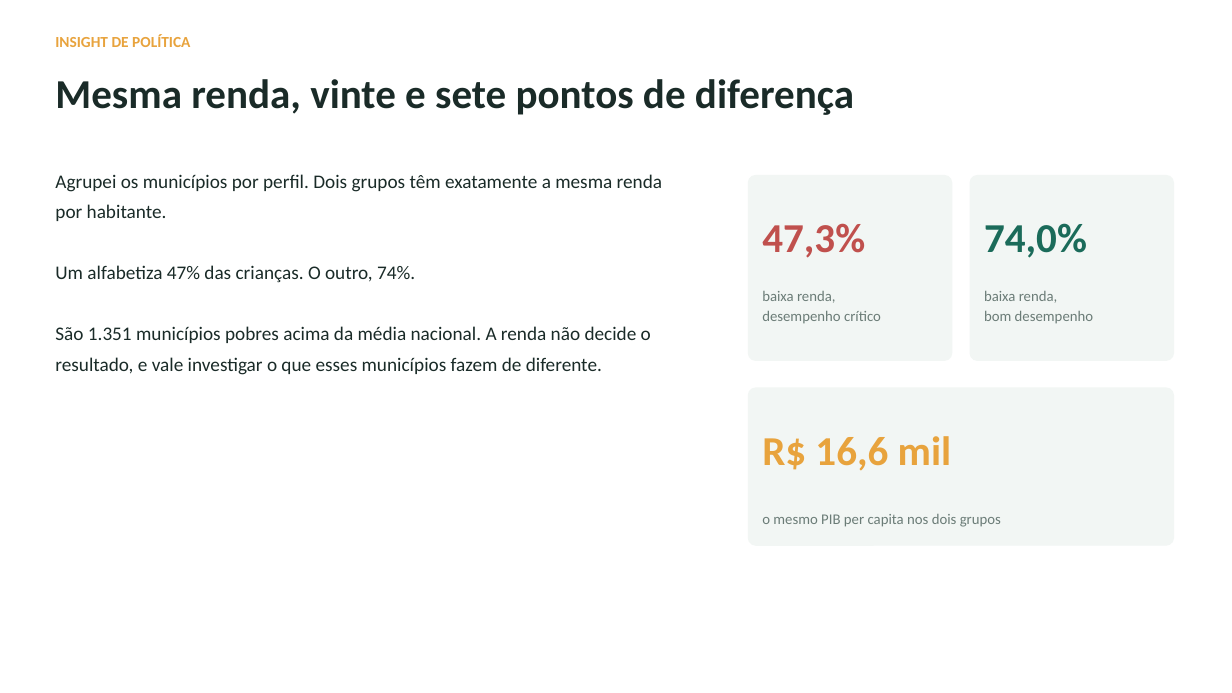
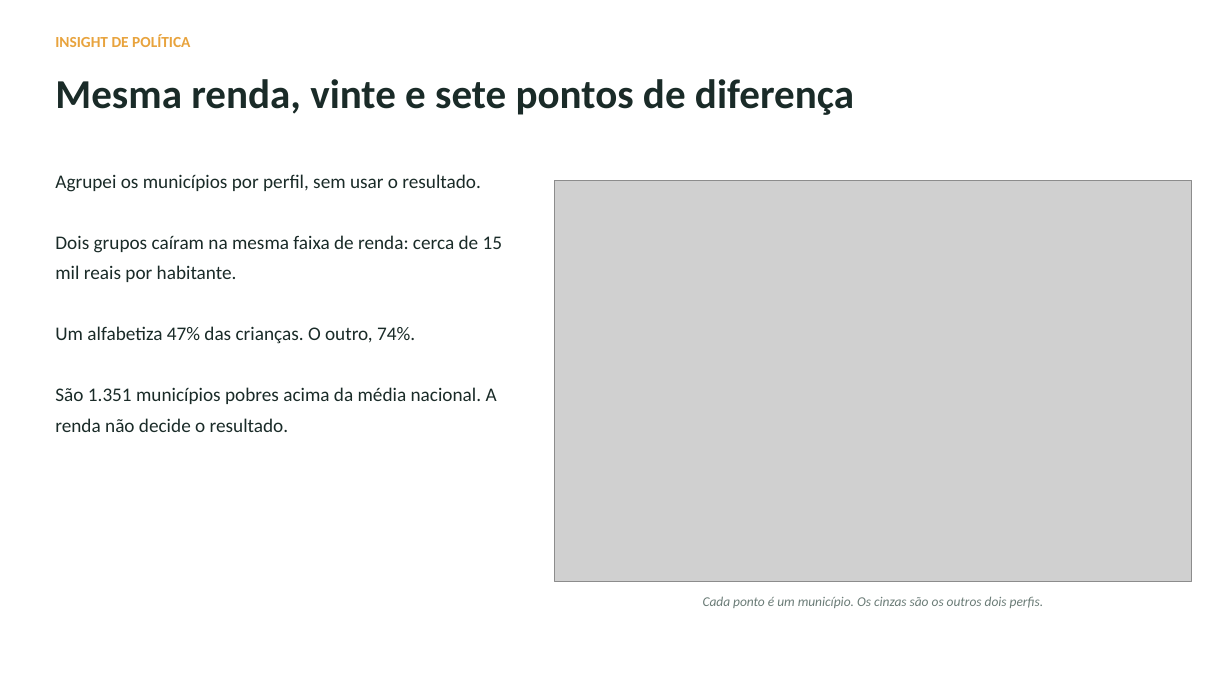
Before and after one commit to tcarvalhodiniz/tech-challenge-fase3, a slide deck: slide 9 of docs/apresentacao.pptx. Drawn at 1232x693 pixels with LibreOffice and Linux fonts; fonts in the diff are those of the drawing; grey boxes stand for pictures. Boxes give left, top, right and bottom in pixels: in the first picture for what was removed or moved away, otherwise in the second. Text is boxed around its words. In the diff, an @@ line names an element or a change of style, - is before the commit and + after.

Commit message:
Acrescenta o slide de aplicação e o gráfico do contraste de renda
Três lacunas apontadas na revisão.

O slide sobre renda e desempenho não tinha gráfico e ficava solto, afirmando um
contraste sem mostrá-lo. Agora traz uma dispersão de renda contra taxa prevista,
com os dois perfis de baixa renda destacados e os outros dois em cinza ao fundo.
As duas nuvens aparecem na mesma faixa de renda, separadas na vertical. A figura
passa a ser gerada pelo módulo de aplicação, junto das demais.

A conclusão citava dois dados que nunca tinham aparecido: os 1.028 municípios de
maior risco e o ritmo de avanço diante da meta de 2030. Isso sobrou da
reestruturação, que eliminou o slide de aplicação. Ele volta, com o histograma da
distribuição de risco, e passa a preceder a conclusão. Assim a conclusão recapitula
o que foi mostrado em vez de introduzir número novo no último minuto.

A passagem do slide do limite para o da agregação não tinha ligação. O texto
seguinte passa a retomar o teto antes de mudar de assunto: um teto baixo não
torna o modelo inútil, muda a pergunta que ele responde bem.

De onze para doze slides, sete deles com gráfico.

```diff
--- a/docs/apresentacao.pptx
+++ b/docs/apresentacao.pptx
@@ text at box(55, 174, 502, 282): text changed @@
-Agrupei os municípios por perfil. Dois grupos têm exatamente a mesma renda por habitante.
+Agrupei os municípios por perfil, sem usar o resultado.
+Dois grupos caíram na mesma faixa de renda: cerca de 15 mil reais por habitante.
@@ rounded rectangle removed at box(749, 176, 952, 360) @@
@@ rounded rectangle removed at box(970, 176, 1174, 360) @@
@@ picture added at box(555, 180, 1192, 581) @@
@@ text removed at box(762, 223, 865, 258) @@
-47,3%
@@ text removed at box(984, 223, 1087, 258) @@
-74,0%
@@ text removed at box(762, 291, 881, 323) @@
-baixa renda,
-desempenho crítico
@@ text removed at box(984, 291, 1093, 324) @@
-baixa renda,
-bom desempenho
@@ text at box(55, 387, 497, 432): text changed @@
-São 1.351 municípios pobres acima da média nacional. A renda não decide o resultado, e vale investigar o que esses municípios fazem de diferente.
+São 1.351 municípios pobres acima da média nacional. A renda não decide o resultado.
@@ rounded rectangle removed at box(749, 388, 1174, 545) @@
@@ text removed at box(762, 436, 952, 471) @@
-R$ 16,6 mil
@@ text removed at box(762, 514, 1001, 527) @@
-o mesmo PIB per capita nos dois grupos
@@ text added at box(703, 596, 1044, 608), 10.5 pt, text #6B7C77, italic @@
+Cada ponto é um município. Os cinzas são os outros dois perfis.
```
Also in this commit, not shown: 1 other slide changed, 1 slide added, 2 other files.
